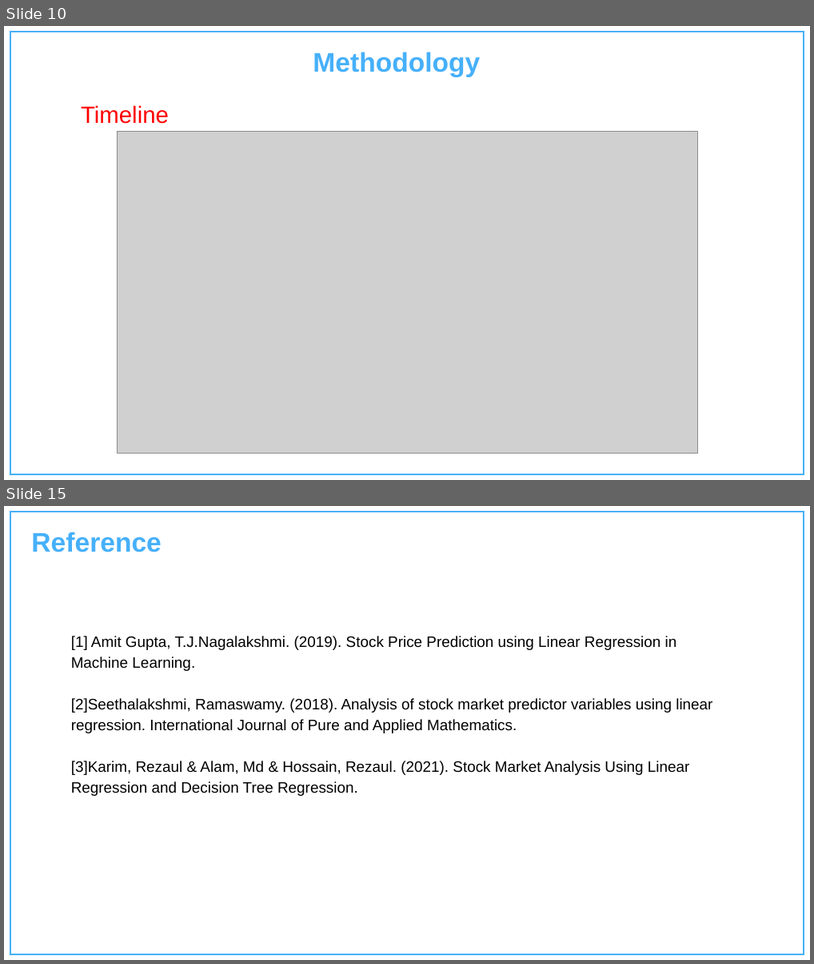
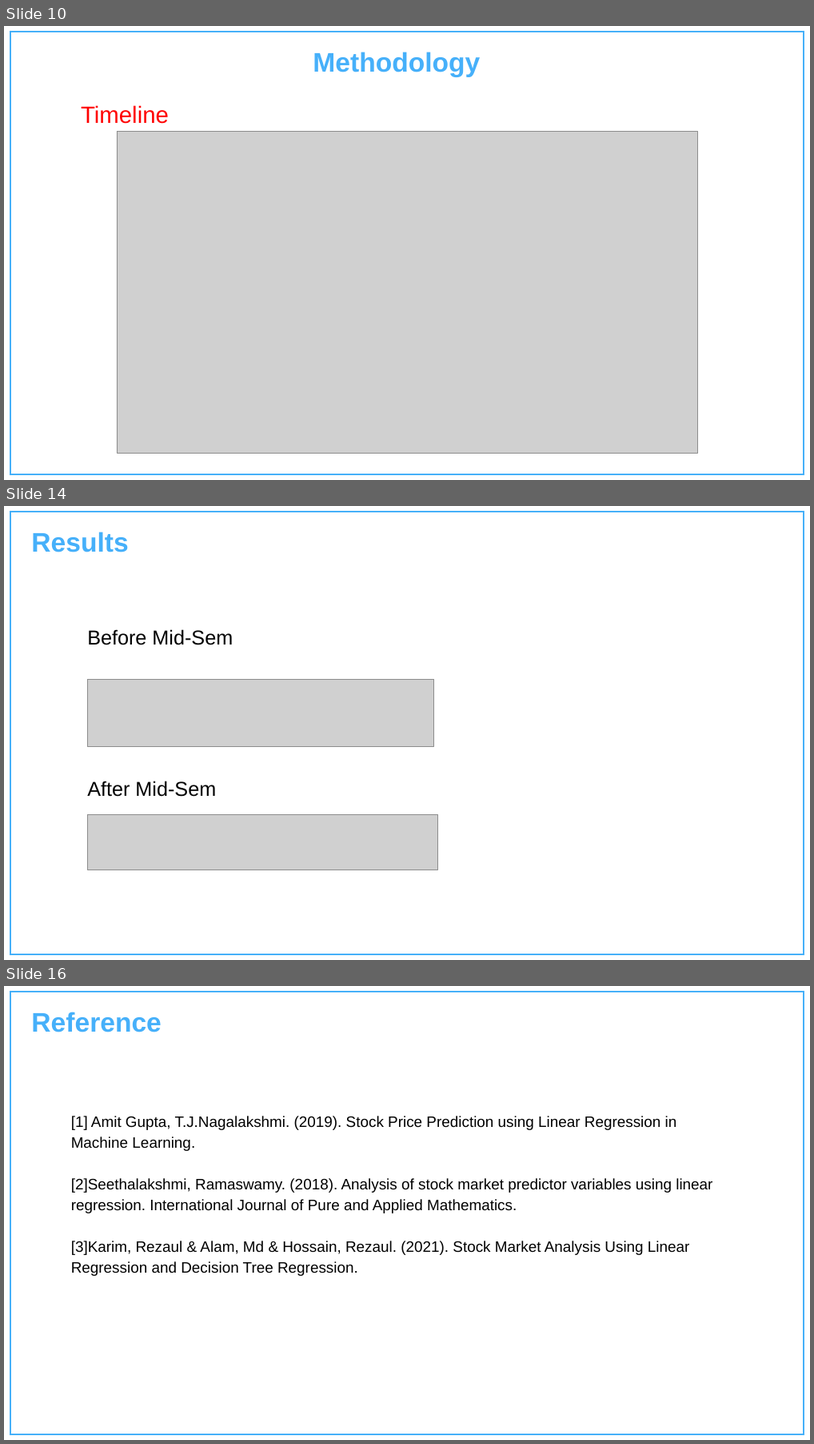
Before and after one commit to Charu-2718/TradeHelp, a slide deck: Documentation/Presentation.pptx. Shown one above the other, each under a label of ours: slides 10 and 15 before the commit, slides 10, 14 and 16 after it; the slides between them are not shown. The pictures are 814x964 and 814x1444 pixels, drawn with LibreOffice and Linux fonts; fonts in the diff are those of the drawing; grey boxes stand for pictures; background and template pictures are left out. Boxes give left, top, right and bottom in pixels: in the first picture for what was removed or moved away, otherwise in the second. Text is boxed around its words. In the diff, an @@ line names an element or a change of style, - is before the commit and + after.

```diff
--- a/Documentation/Presentation.pptx
+++ b/Documentation/Presentation.pptx
@@ slide 14 added at [4,506,810,960], background #FFFFFF; not listed: 1 template element that a slide beside it also shows @@
@@ text added at [31,532,128,552], 32 pt, text #46B0FA, bold @@
+Results
@@ text added at [87,629,233,645], 24 pt, text #000000 @@
+Before Mid-Sem
@@ picture added at [87,679,434,746] @@
@@ text added at [87,780,216,796], 24 pt, text #000000 @@
+After Mid-Sem
@@ picture added at [87,815,438,869] @@
@@ what was slide 15 is now slide 16 @@
```
Also in this commit, not shown: 3 slides changed, 3 other slides added, 3 slides removed, 1 other file.
